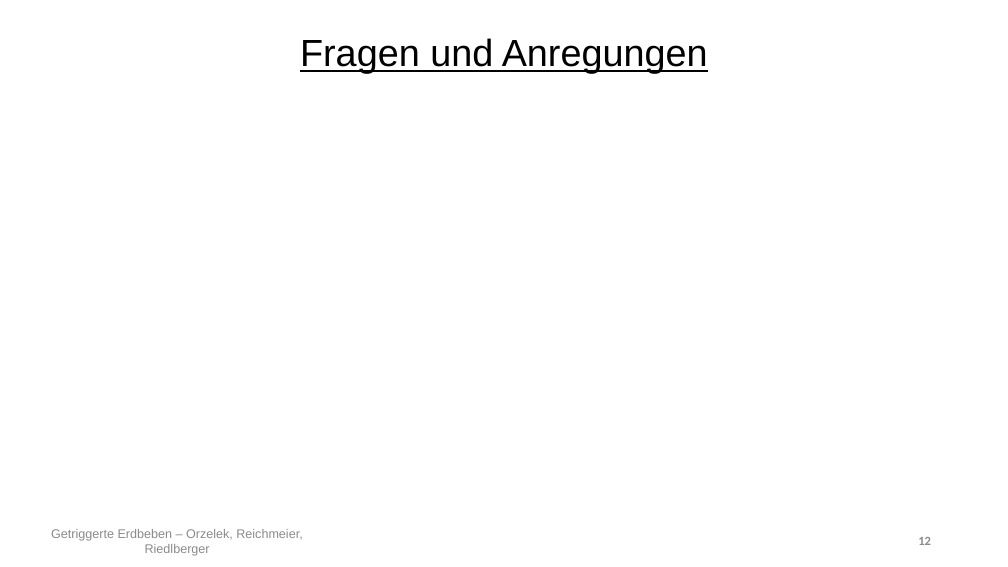
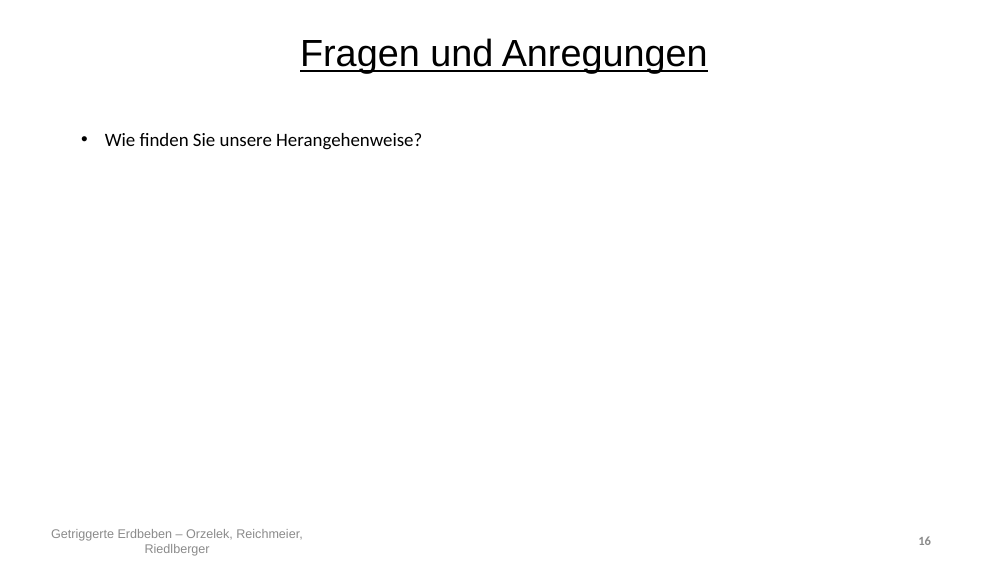
Before and after one commit to Kati77/Praktikum-Erdbeben, a slide deck: slide 16 of PP.pptx (slide 12 before the commit). Drawn at 1008x567 pixels with LibreOffice and Linux fonts; fonts in the diff are those of the drawing. Boxes give left, top, right and bottom in pixels: in the first picture for what was removed or moved away, otherwise in the second. Text is boxed around its words. In the diff, an @@ line names an element or a change of style, - is before the commit and + after.

```diff
--- a/PP.pptx
+++ b/PP.pptx
@@ text added at (105,133,422,150), 18 pt, text #000000 @@
+• Wie finden Sie unsere Herangehenweise?
@@ page number at (918,536,931,545): text changed @@
-12
+16
```
Also in this commit, not shown: 8 other slides changed, 5 slides added, 1 slide removed.
